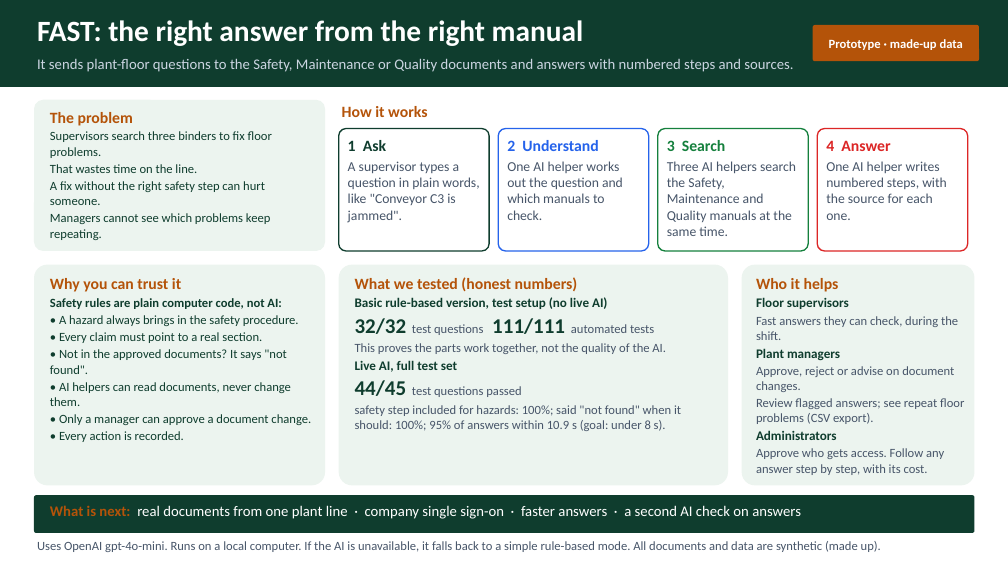
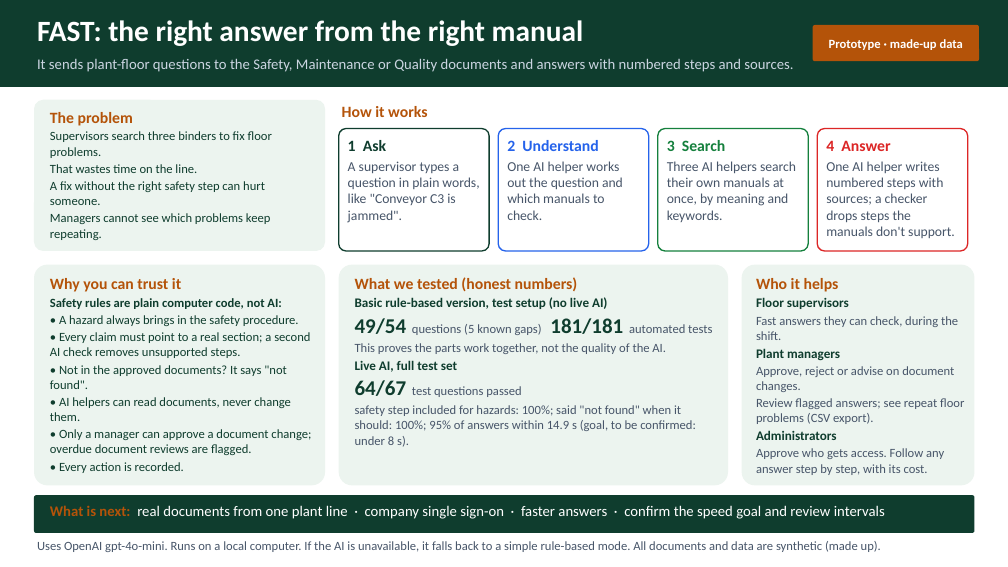
Before and after one commit to hemach-git/FAST, a slide deck: slide 1 of docs/one_pager_deck.pptx. Drawn at 1008x567 pixels with LibreOffice and Linux fonts; fonts in the diff are those of the drawing. Boxes give left, top, right and bottom in pixels: in the first picture for what was removed or moved away, otherwise in the second. Text is boxed around its words. In the diff, an @@ line names an element or a change of style, - is before the commit and + after.

```diff
--- a/docs/one_pager_deck.pptx
+++ b/docs/one_pager_deck.pptx
@@ text at [667,161,796,222]: text changed @@
-Three AI helpers search the Safety, Maintenance and Quality manuals at the same time.
+Three AI helpers search their own manuals at once, by meaning and keywords.
@@ text at [826,161,955,238]: text changed @@
-One AI helper writes numbered steps, with the source for each one.
+One AI helper writes numbered steps with sources; a checker drops steps the manuals don't support.
@@ text at [355,318,712,335]: text changed @@
-32/32 test questions 111/111 automated tests
+49/54 questions (5 known gaps) 181/181 automated tests
@@ text at [50,332,310,358]: text changed @@
-• Every claim must point to a real section.
+• Every claim must point to a real section; a second AI check removes unsupported steps.
@@ text at [355,380,696,447]: text changed @@
-44/45 test questions passed
-safety step included for hazards: 100%; said "not found" when it should: 100%; 95% of answers within 10.9 s (goal: under 8 s).
+64/67 test questions passed
+safety step included for hazards: 100%; said "not found" when it should: 100%; 95% of answers within 14.9 s (goal, to be confirmed: under 8 s).
@@ text at [50,429,311,455]: text changed @@
-• Only a manager can approve a document change.
+• Only a manager can approve a document change; overdue document reviews are flagged.
@@ text at [50,505,885,519]: text changed @@
-What is next: real documents from one plant line · company single sign-on · faster answers · a second AI check on answers
+What is next: real documents from one plant line · company single sign-on · faster answers · confirm the speed goal and review intervals
```
Also in this commit, not shown: 21 other files.
